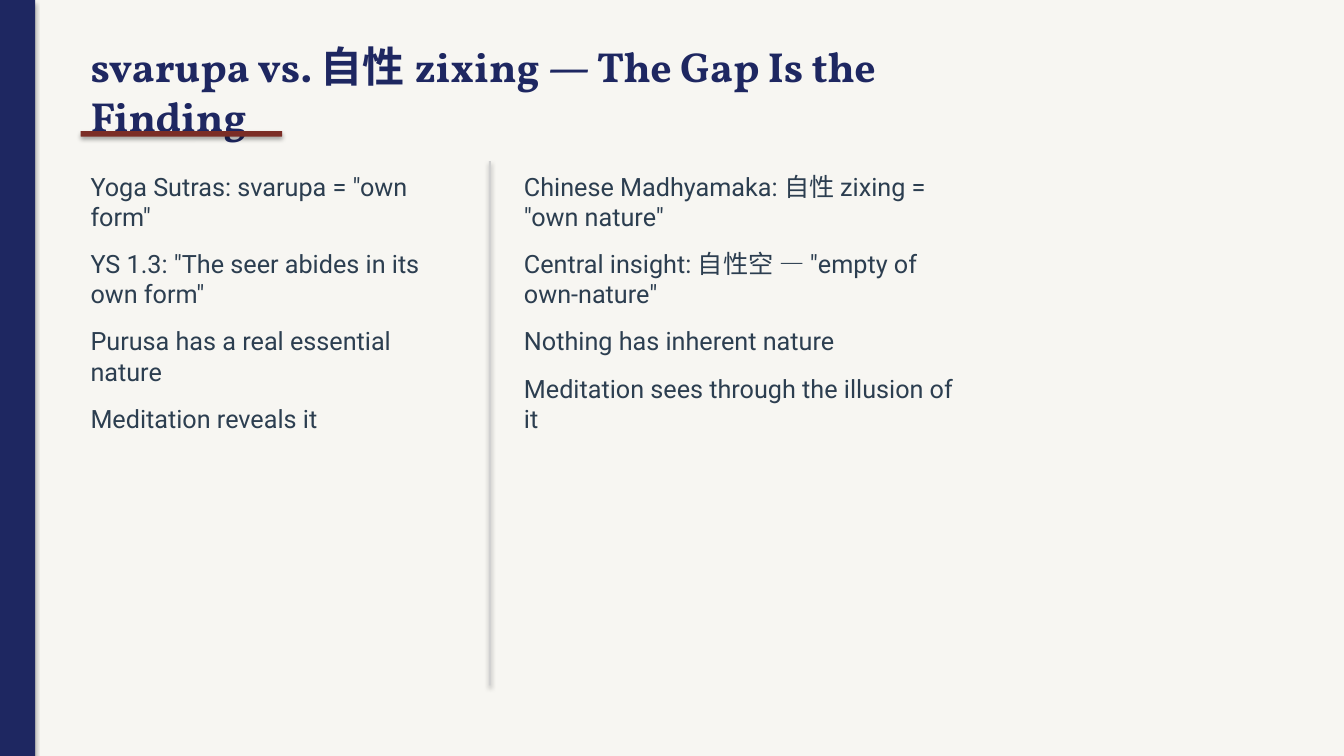
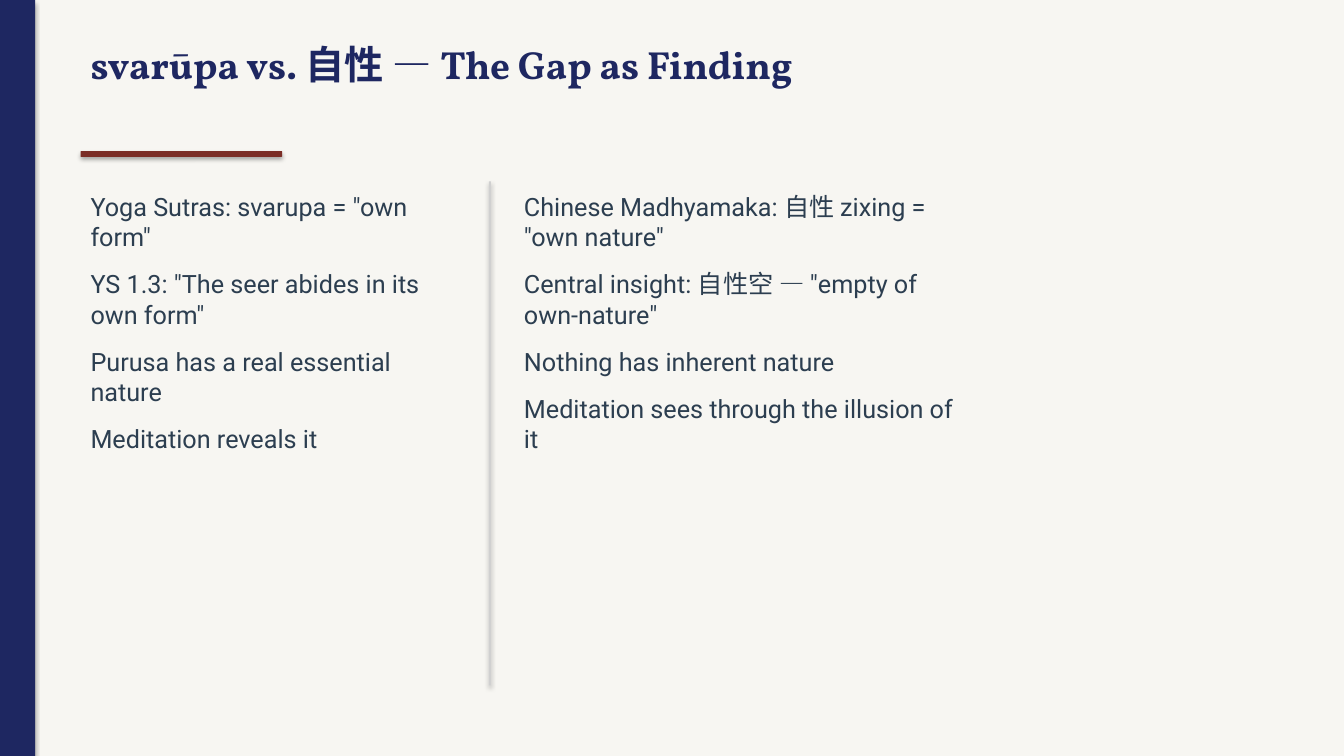
Before and after one commit to jbajaj6/sanskrit_etymology, a slide deck: slide 12 of docs/final_presentation.pptx. Drawn at 1344x756 pixels with LibreOffice and Linux fonts; fonts in the diff are those of the drawing. Boxes give left, top, right and bottom in pixels: in the first picture for what was removed or moved away, otherwise in the second. Text is boxed around its words. In the diff, an @@ line names an element or a change of style, - is before the commit and + after.

```diff
--- a/docs/final_presentation.pptx
+++ b/docs/final_presentation.pptx
@@ text at (x1=91, y1=45, x2=793, y2=89): text changed; size 30 to 28 pt @@
-svarupa vs. 自性 zixing — The Gap Is the Finding
+svarūpa vs. 自性 — The Gap as Finding
@@ rounded rectangle moved from (x1=81, y1=131, x2=282, y2=137) to (x1=81, y1=151, x2=282, y2=157) @@
@@ text "Yoga Sutras: svarupa = "own ..." moved from (x1=91, y1=177, x2=419, y2=429) to (x1=91, y1=197, x2=419, y2=449) @@
@@ rectangle resized from (x1=489, y1=161, x2=491, y2=686) to (x1=489, y1=181, x2=491, y2=686) @@
@@ text "Chinese Madhyamaka: 自性 zixing = ..." moved from (x1=524, y1=175, x2=953, y2=429) to (x1=524, y1=195, x2=953, y2=449) @@
```
Also in this commit, not shown: 5 other slides changed, 2 other files.
